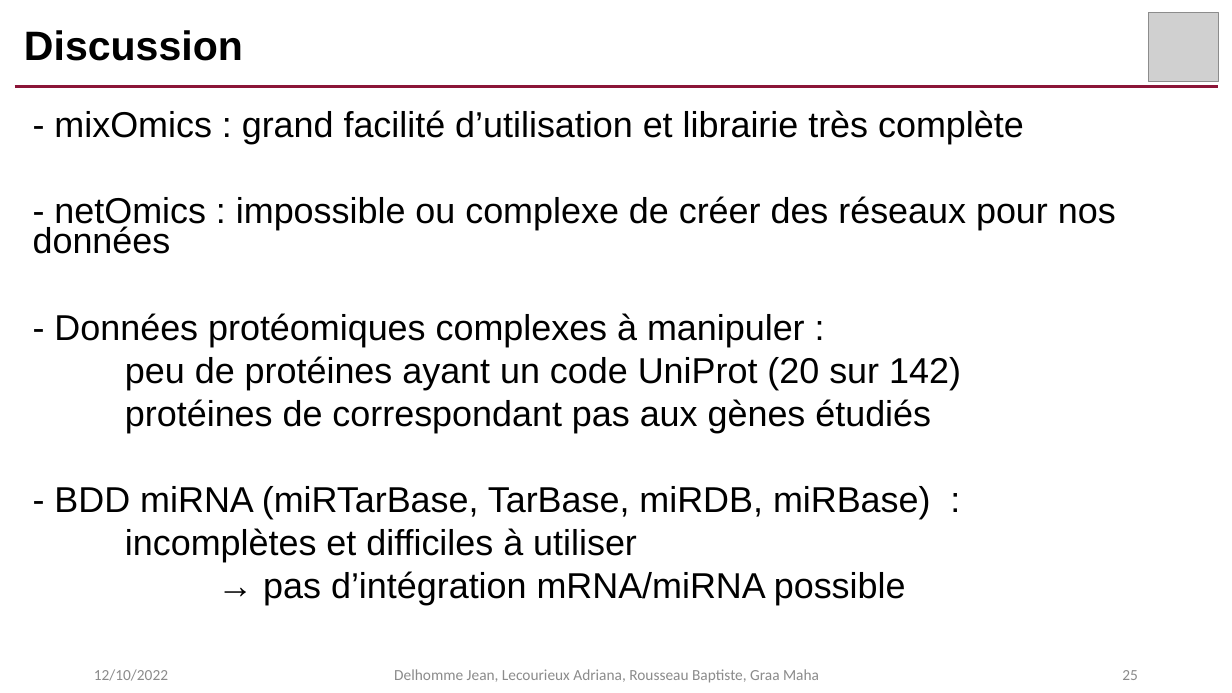
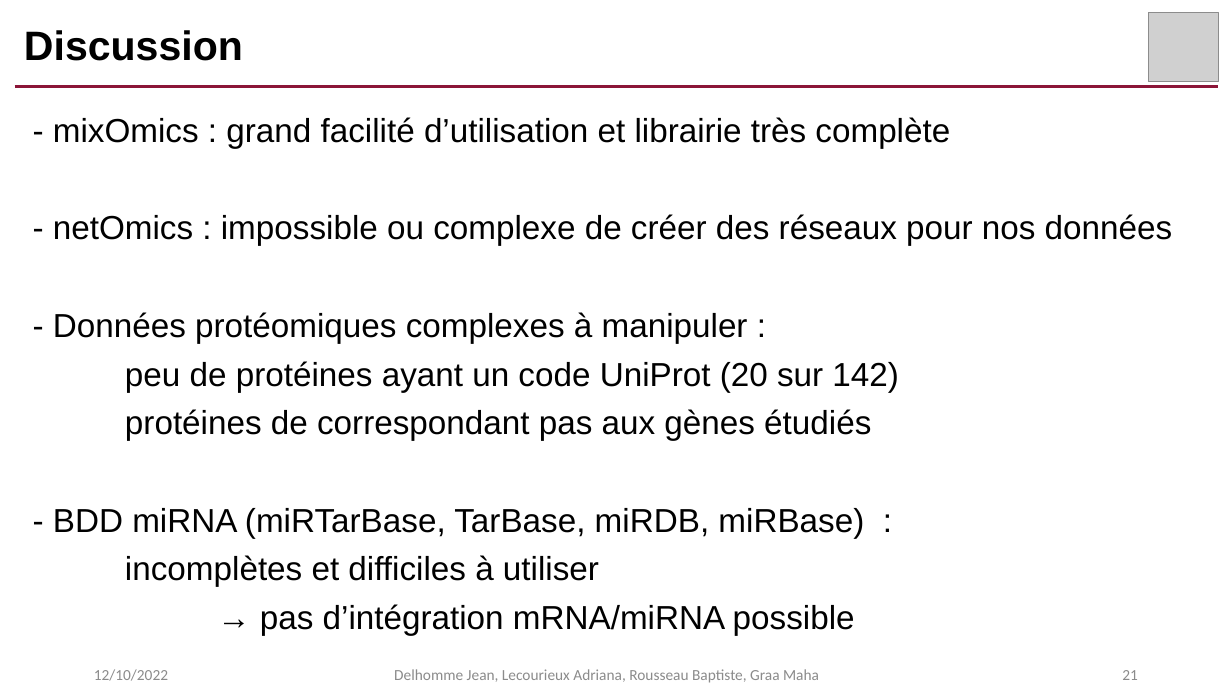
Before and after one commit to AdrianaLecourieux/multi_omics, a slide deck: slide 21 of presentation.pptx (slide 25 before the commit). Drawn at 1232x693 pixels with LibreOffice and Linux fonts; fonts in the diff are those of the drawing; grey boxes stand for pictures. Boxes give left, top, right and bottom in pixels: in the first picture for what was removed or moved away, otherwise in the second. Text is boxed around its words. In the diff, an @@ line names an element or a change of style, - is before the commit and + after.

```diff
--- a/presentation.pptx
+++ b/presentation.pptx
@@ text "- mixOmics : grand facilité ..." at bbox=[53, 117, 1173, 636]: size 28 to 25.9 pt; line spacing 0.7 to 0.9 @@
@@ page number at bbox=[1122, 670, 1138, 680]: text changed @@
-25
+21
```
Also in this commit, not shown: 1 other slide changed, 2 slides added, 7 slides removed.
